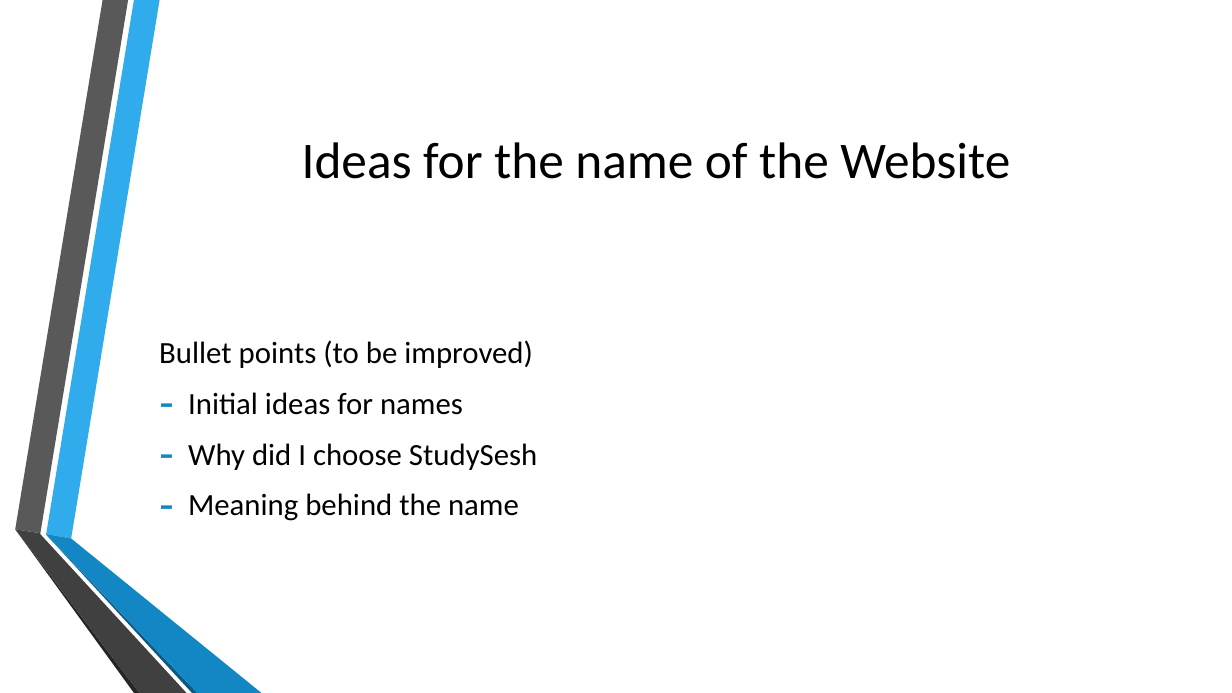
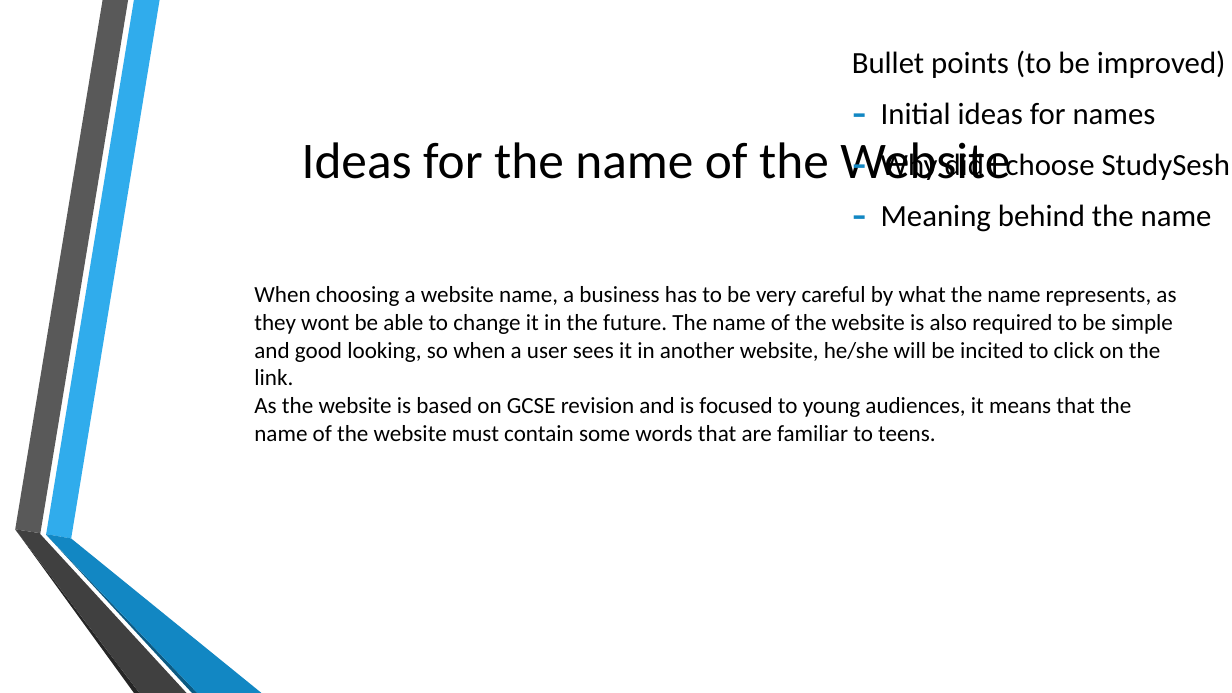
Before and after one commit to estebanlv/EPQ-Website-Project, a slide deck: slide 5 of Documents/Official Documents/Development Presentation.pptx. Drawn at 1232x693 pixels with LibreOffice and Linux fonts; fonts in the diff are those of the drawing; background and template pictures are left out. Boxes give left, top, right and bottom in pixels: in the first picture for what was removed or moved away, otherwise in the second. Text is boxed around its words. In the diff, an @@ line names an element or a change of style, - is before the commit and + after.

```diff
--- a/Documents/Official Documents/Development Presentation.pptx
+++ b/Documents/Official Documents/Development Presentation.pptx
@@ text "Bullet points (to be improved)": place and size @@
-text "Bullet points (to be improved)" at bbox=[159, 340, 537, 521]
+text "Bullet points (to be improved)" at bbox=[852, 50, 1230, 232]
@@ text added at bbox=[254, 286, 1176, 441], 18 pt, text #000000 @@
+When choosing a website name, a business has to be very careful by what the name represents, as they wont be able to change it in the future. The name of the website is also required to be simple and good looking, so when a user sees it in another website, he/she will be incited to click on the link.
+As the website is based on GCSE revision and is focused to young audiences, it means that the name of the website must contain some words that are familiar to teens.
```
Also in this commit, not shown: 2 other slides changed.
